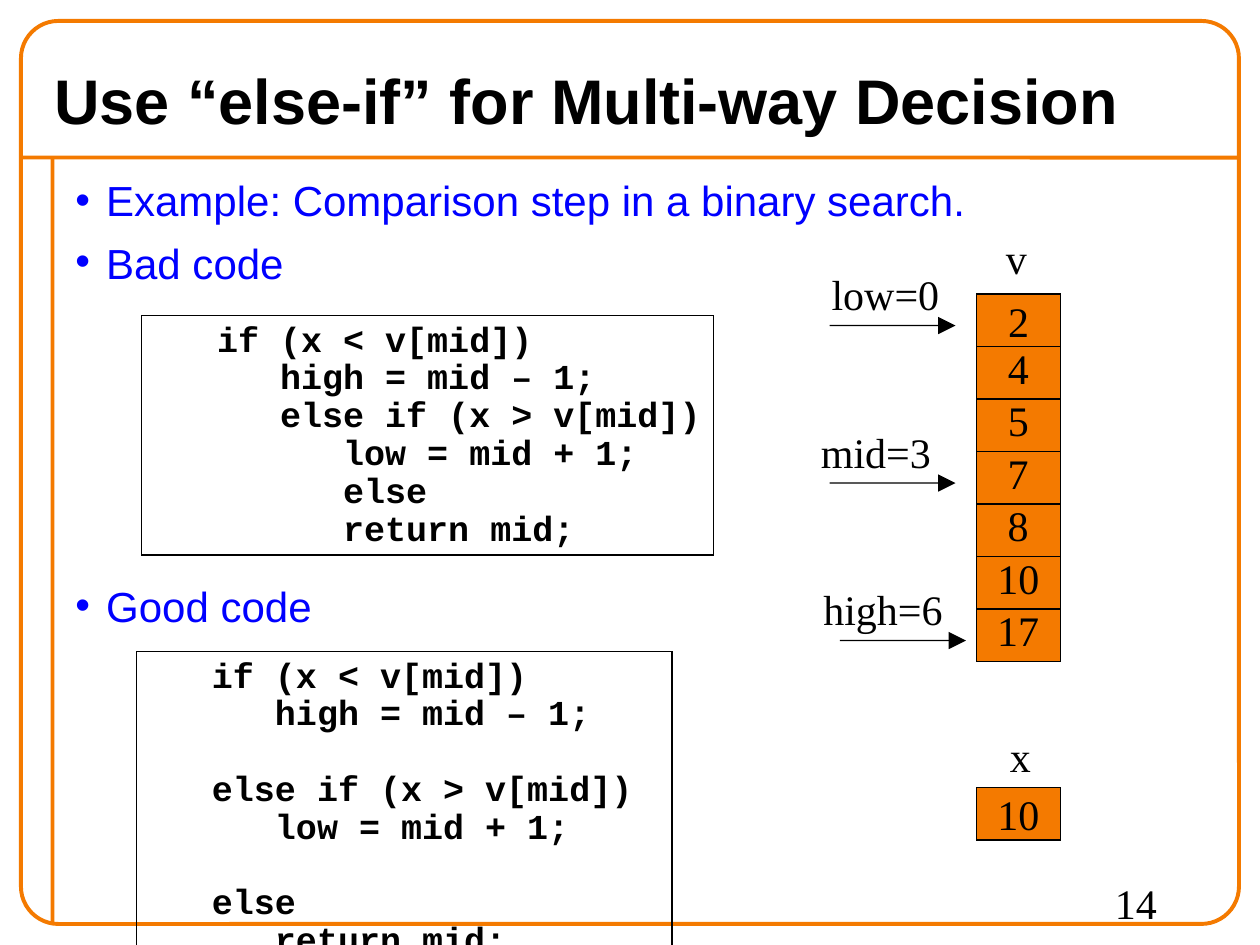
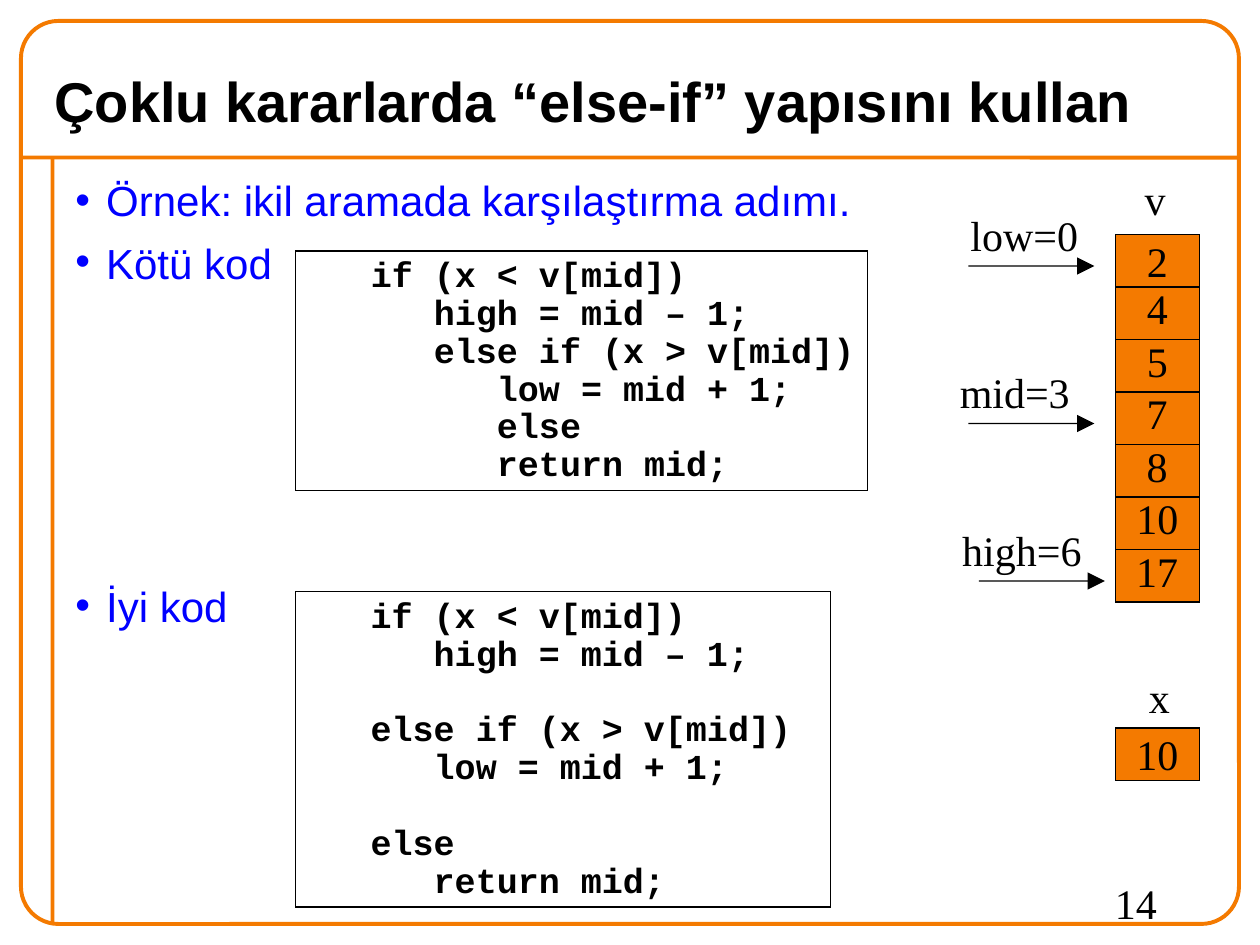
Before and after one commit to 19ceng/ceng201pro, a slide deck: slide 14 of 04mod.odp. Drawn at 1260x945 pixels with LibreOffice and Linux fonts; fonts in the diff are those of the drawing; background and template pictures are left out. Boxes give left, top, right and bottom in pixels: in the first picture for what was removed or moved away, otherwise in the second. Text is boxed around its words. In the diff, an @@ line names an element or a change of style, - is before the commit and + after.

```diff
--- a/04mod.odp
+++ b/04mod.odp
@@ title at (x1=54, y1=81, x2=1131, y2=132): text changed; size 36 to 32 pt @@
-Use “else-if” for Multi-way Decision
+Çoklu kararlarda “else-if” yapısını kullan
@@ text at (x1=106, y1=182, x2=851, y2=630): text changed @@
-• Example: Comparison step in a binary search.
-• Bad code
-• Good code
+• Örnek: ikil aramada karşılaştırma adımı.
+• Kötü kod
+• İyi kod
@@ rectangle "if (x < v[mid])" resized from (x1=136, y1=651, x2=672, y2=945) to (x1=295, y1=251, x2=867, y2=490) @@
@@ arrow moved from (840, 640) - (966, 640) to (969, 266) - (1095, 266) @@
@@ rectangle moved from (x1=976, y1=609, x2=1061, y2=662) to (x1=1115, y1=287, x2=1200, y2=340) @@
@@ 3 rectangles moved together from (x1=976, y1=346, x2=1061, y2=504) to (x1=1115, y1=339, x2=1200, y2=498) @@
@@ 11 texts, 2 rectangles, 1 arrow moved together from (x1=821, y1=254, x2=1061, y2=840) to (x1=960, y1=195, x2=1200, y2=781) @@
@@ rectangle moved from (x1=976, y1=504, x2=1061, y2=557) to (x1=1115, y1=496, x2=1200, y2=549) @@
@@ rectangle moved from (x1=976, y1=557, x2=1061, y2=610) to (x1=1115, y1=549, x2=1200, y2=602) @@
@@ rectangle "if (x < v[mid])" resized from (x1=141, y1=315, x2=713, y2=554) to (x1=295, y1=592, x2=830, y2=907) @@
@@ arrow moved from (829, 325) - (955, 325) to (979, 581) - (1105, 581) @@
```
Also in this commit, not shown: 22 other slides changed, 13 slides added, 13 slides removed, 4 other files.
